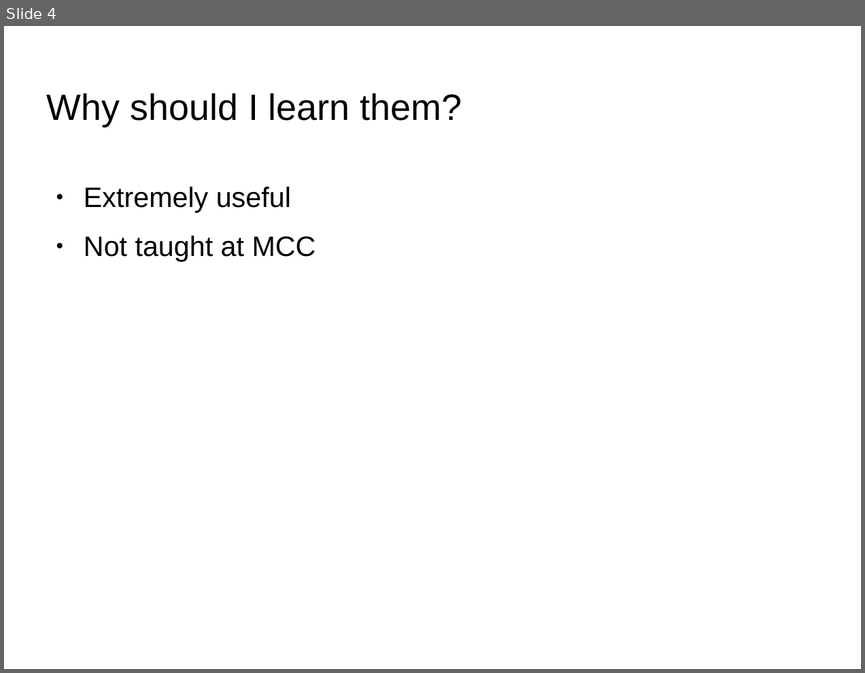
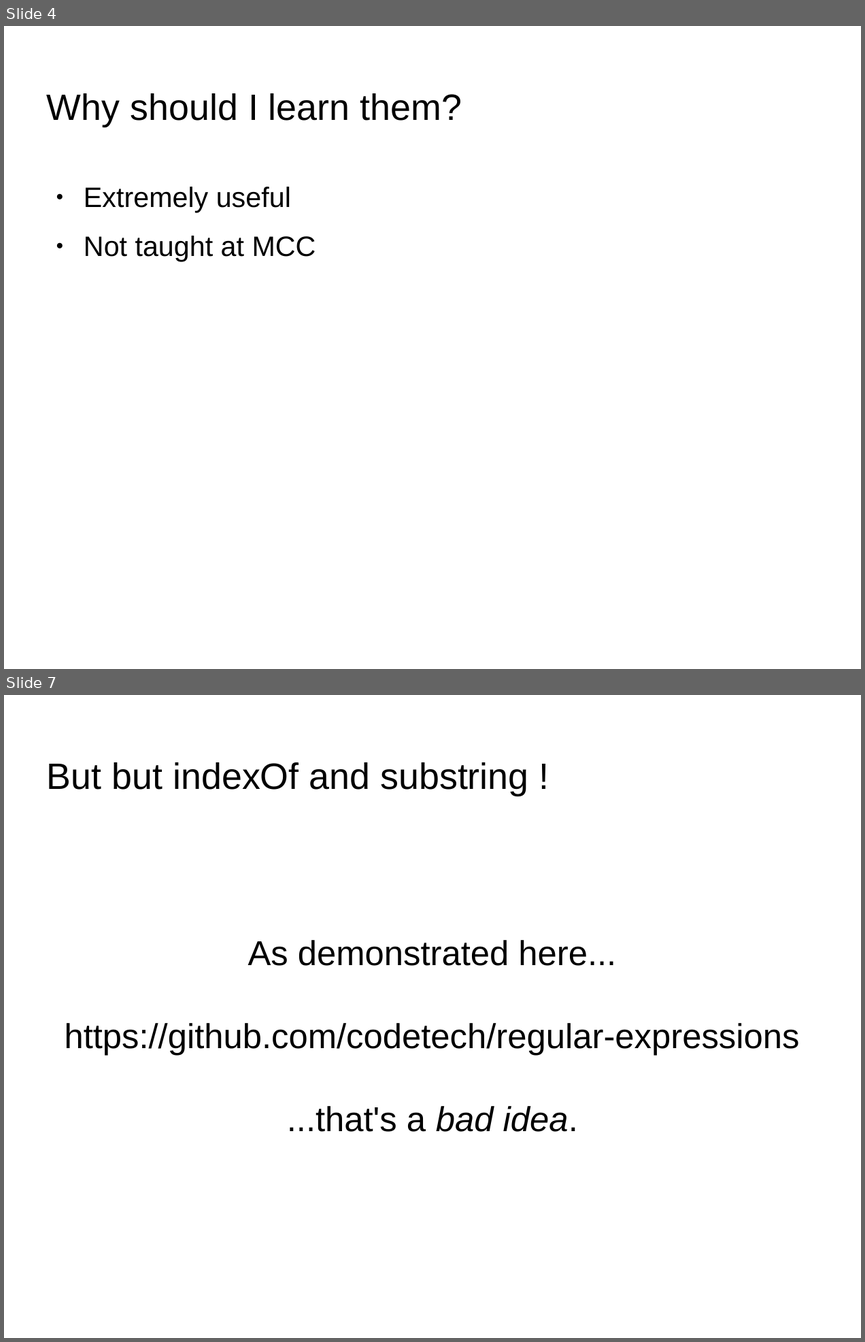
Before and after one commit to codetech/regular-expressions, a slide deck: presentation/presentation.odp. Shown one above the other, each under a label of ours: slide 4 before the commit, slides 4 and 7 after it; the slides between them are not shown. The pictures are 865x673 and 865x1342 pixels, drawn with LibreOffice and Linux fonts; fonts in the diff are those of the drawing; background and template pictures are left out. Boxes give left, top, right and bottom in pixels: in the first picture for what was removed or moved away, otherwise in the second. Text is boxed around its words. In the diff, an @@ line names an element or a change of style, - is before the commit and + after.

```diff
--- a/presentation/presentation.odp
+++ b/presentation/presentation.odp
@@ slide 7 added at [4, 695, 861, 1338], background picture (left out) @@
@@ title added at [47, 762, 528, 796], 33.9 pt, text #000000 @@
+But but indexOf and substring !
@@ subtitle added at [65, 940, 800, 1132], 32 pt, text #000000 @@
+As demonstrated here...
+https://github.com/codetech/regular-expressions
+...that's a bad idea.
```
Also in this commit, not shown: 3 slides changed, 8 other slides added, 1 slide removed.
